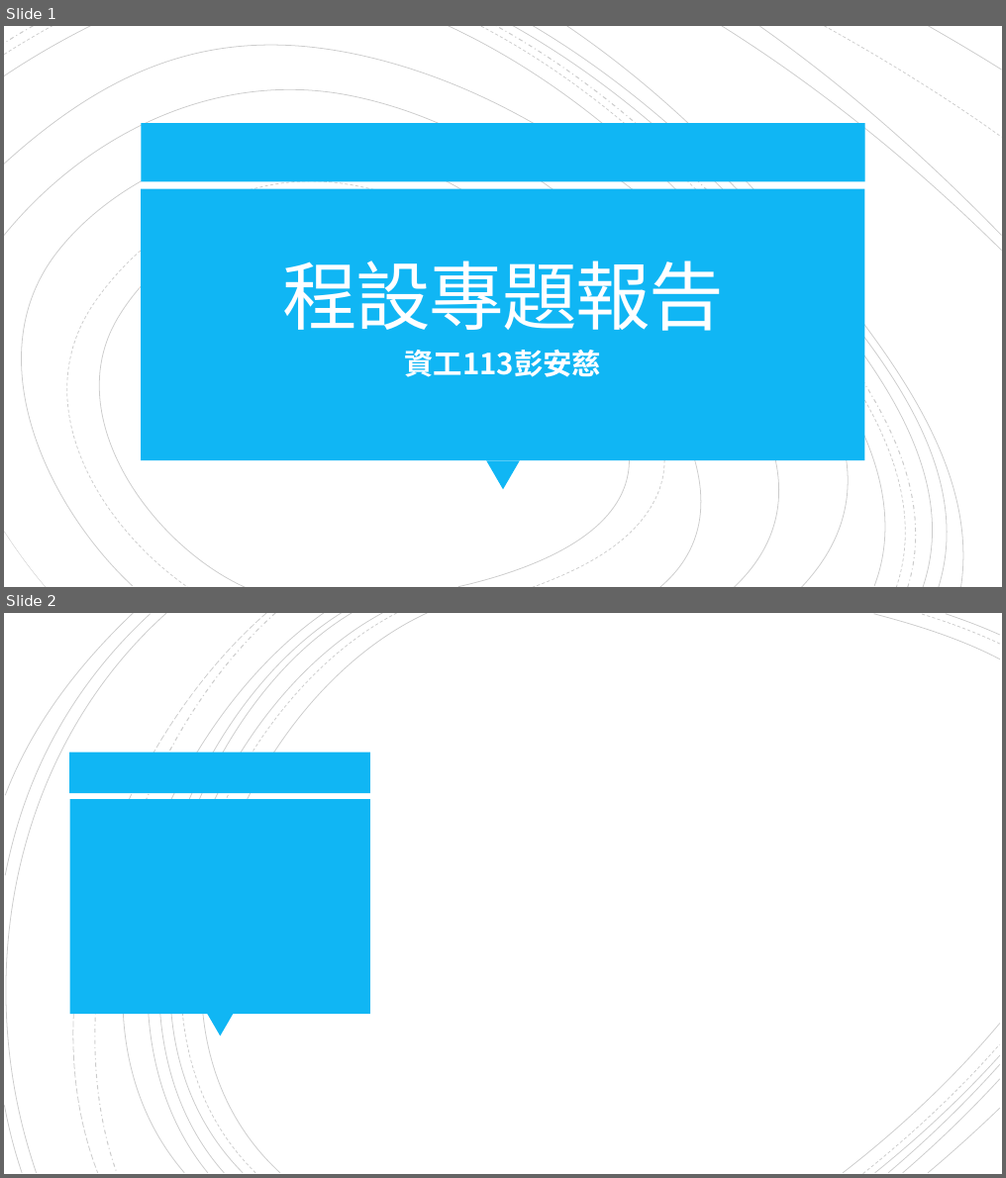
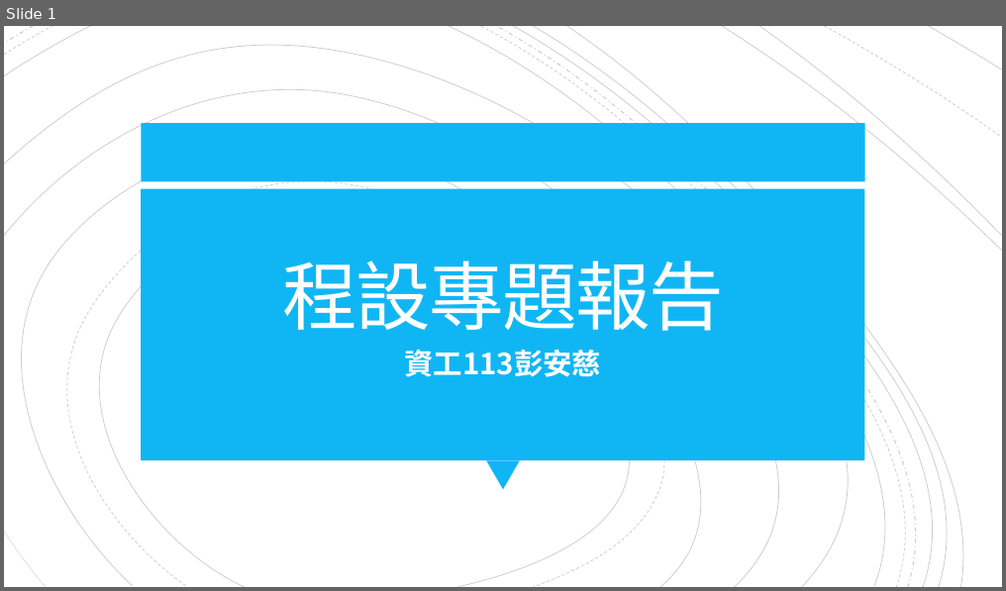
Before and after one commit to anci123/San-Juan, a slide deck: 專題報告.pptx. Shown one above the other, each under a label of ours: slides 1 and 2 before the commit, slide 1 after it. The pictures are 1006x1178 and 1006x591 pixels, drawn with LibreOffice and Linux fonts; fonts in the diff are those of the drawing. Boxes give left, top, right and bottom in pixels: in the first picture for what was removed or moved away, otherwise in the second. Text is boxed around its words. In the diff, an @@ line names an element or a change of style, - is before the commit and + after.

```diff
--- a/專題報告.pptx
+++ b/專題報告.pptx
@@ slide 2 removed at box(4, 613, 1002, 1174), background #FFFFFF @@
@@ group removed at box(4, 613, 1000, 1174): 21 freeform shapes @@
@@ rectangle removed at box(70, 753, 371, 793) @@
@@ rectangle removed at box(70, 799, 370, 1014) @@
@@ triangle removed at box(207, 1014, 233, 1037) @@
```
Also in this commit, not shown: 2 slides added, 15 other files.
